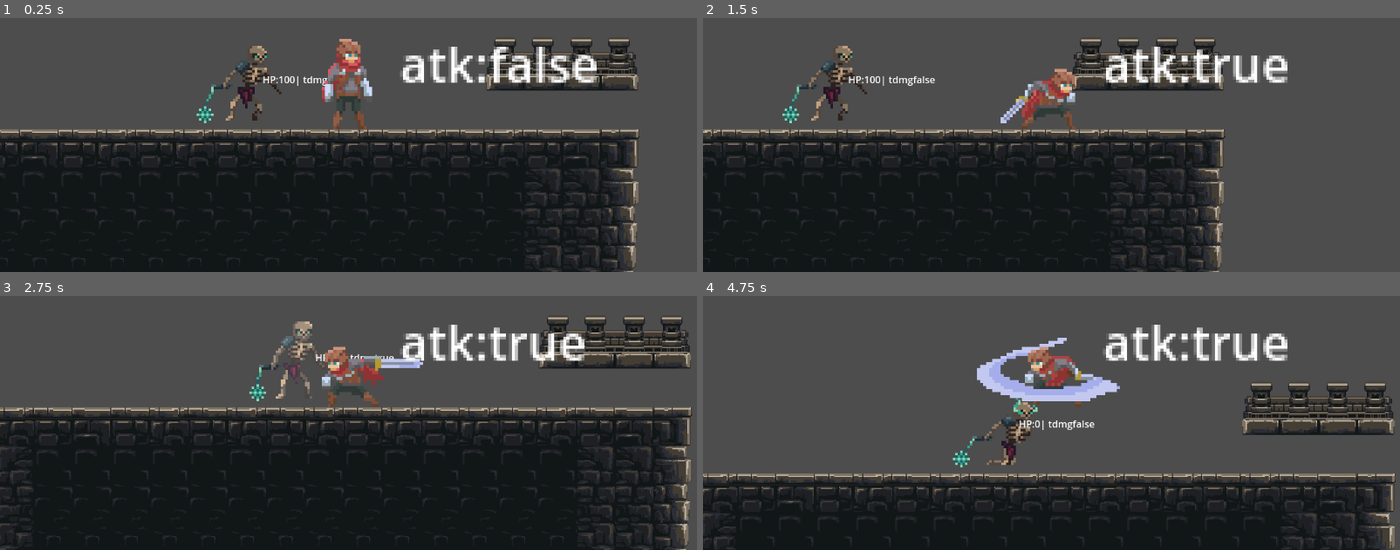
Above: before the commit, frames 1-4 (two rows, left to right).
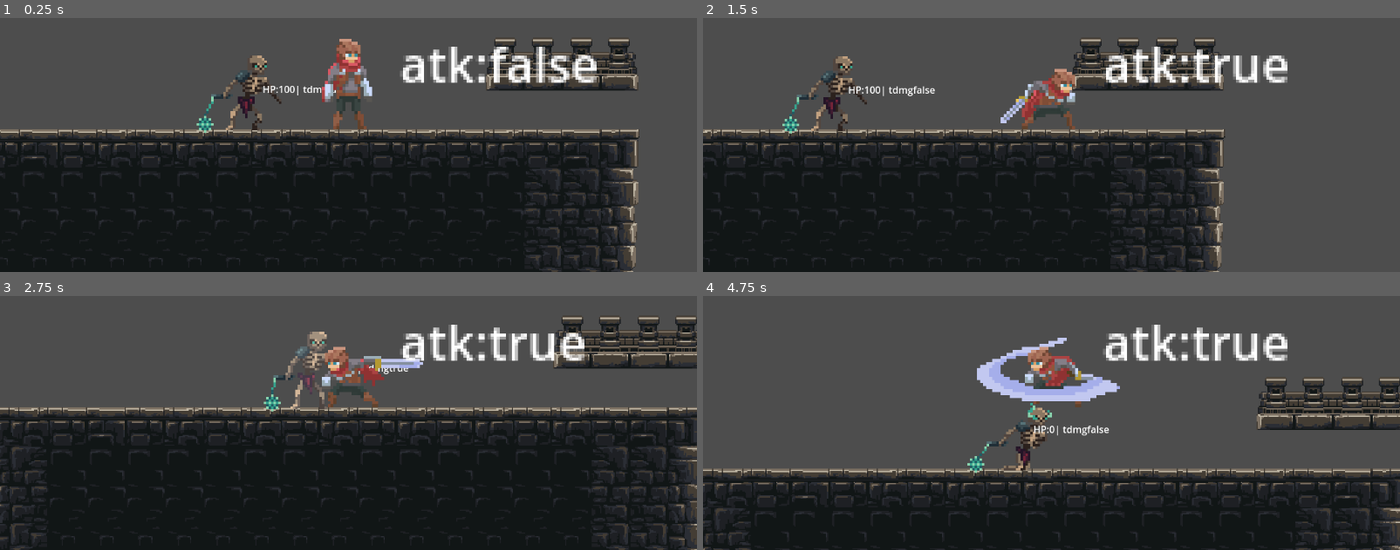
Above: after the commit, the same moments.

Repository: WerG0D/Tales-of-Sophie-build
Game: Godot game, scene res://scenes/levels/tests.tscn
Two runs of this game, one before a commit and one after it. Both use one fixed random seed, a clock stepped at 60 frames per second and the inputs below.
Inputs:
- Up to frame 1 (0.25 s): no input
- Up to frame 2 (1.5 s): hold D (move_right) from 0.53 s (still down); tap E (e) at 0.6 s; tap Space (jump) at 0.77 s; tap Z (attack) at 1.35 s
- Up to frame 3 (2.75 s): tap Space (jump) at 1.52 s; tap E (e) at 1.55, 2.1 s; release D (move_right) at 2.03 s; hold A (move_left) from 2.03 s (still down)
- Up to frame 4 (4.75 s): release A (move_left) at 2.78 s; hold D (move_right) 2.78-4.28 s; tap E (e) at 2.85, 3.8, 4.35 s; tap Space (jump) at 3.02, 3.77, 4.52 s; tap Z (attack) at 3.6 s; hold A (move_left) from 4.28 s (still down)

The runs differ from the first frame. In frame 1, 1.4% of the frame differs, in the area x 28-49%, y 10-46%; in frame 2, 1.5%; in frame 3, 9.7%; in frame 4, 14%, in the area x 0-100%, y 31-100%.

Commit message:
update skeleton

Diff:
--- a/scenes/entity/skeleton.tscn
+++ b/scenes/entity/skeleton.tscn
@@ -93,8 +93,8 @@
 }
 
 [sub_resource type="CapsuleShape2D" id="CapsuleShape2D_bchs7"]
-radius = 29.0983
-height = 146.138
+radius = 18.1056
+height = 113.52
 
 [node name="Skeleton" type="CharacterBody2D"]
 script = ExtResource("1_gep1k")
@@ -112,7 +112,7 @@
 }
 
 [node name="CollisionShape2D" type="CollisionShape2D" parent="."]
-position = Vector2(0, 1)
+position = Vector2(-7, 1)
 scale = Vector2(1.54648, 1.05708)
 shape = SubResource("CapsuleShape2D_bchs7")
 
@@ -129,7 +129,7 @@
 [node name="SkeletonHitbox" type="Area2D" parent="."]
 
 [node name="CollisionShape2D" type="CollisionShape2D" parent="SkeletonHitbox"]
-position = Vector2(0, 1)
+position = Vector2(-8, 5)
 scale = Vector2(1.54648, 1.05708)
 shape = SubResource("CapsuleShape2D_bchs7")
 
